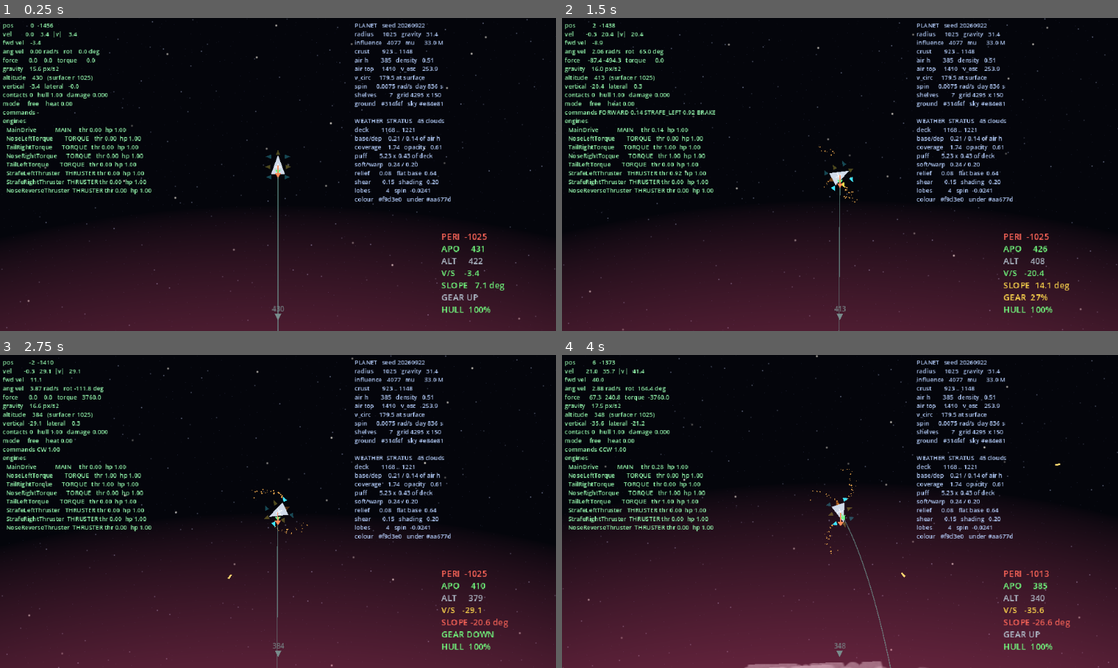
Above: before the commit, frames 1-4 (two rows, left to right).
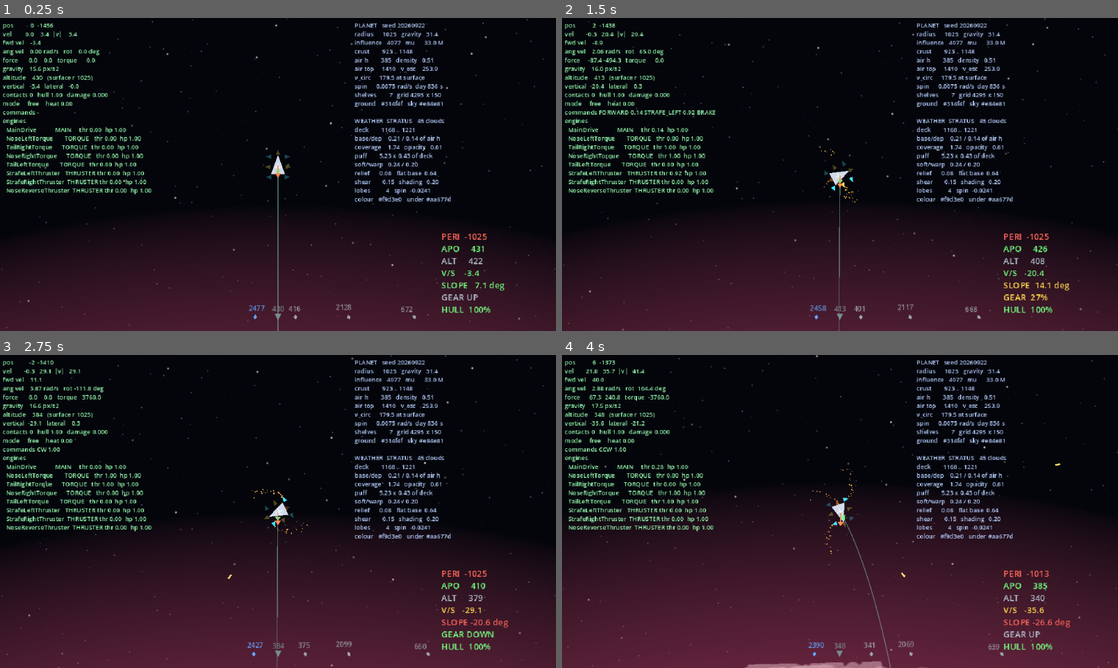
Above: after the commit, the same moments.

Repository: wroniasty/stardust
Game: Godot game, scene res://scenes/world.tscn
The game is run twice, just before and just after one commit, with the same random seed, the same clock (stepped at 60 frames per second) and the same inputs.
Inputs:
- Up to frame 1 (0.25 s): no input
- Up to frame 2 (1.5 s): tap Enter at 0.5 s; hold D (rotate_right) 0.53-1.28 s; hold Space (ship_fire) 0.53-1.28 s; hold Z (brake) from 1.28 s (still down); tap G (toggle_gear) at 1.35 s
- Up to frame 3 (2.75 s): release Z (brake) at 2.03 s; hold D (rotate_right) from 2.03 s (still down); hold Space (ship_fire) from 2.03 s (still down)
- Up to frame 4 (4 s): release D (rotate_right) at 2.78 s; release Space (ship_fire) at 2.78 s; hold W (thrust_forward) 2.78-3.53 s; tap G (toggle_gear) at 2.85 s; hold A (rotate_left) from 3.53 s (still down); hold Space (ship_fire) from 3.53 s (still down)

The runs differ from the first frame. In frame 1, 0.1% of the frame differs, in the area x 44-75%, y 91-97%; in frame 2, 0.1%; in frame 3, 0.1%; in frame 4, 0.1%, in the area x 44-80%, y 91-97%.

Commit message:
M2: put the nearby loot on the scanner too
A diamond rather than a triangle, so a crate never reads as a small planet,
coloured by rarity from the same table that paints the box itself. Loot gets
its own much shorter range -- 4000 px against 20000 -- because a crate on the
far side of the system is not a decision, it is noise, and the list is sorted
nearest-first and capped so a picked-over planet cannot turn the edge of the
screen into a picket fence.

Crates are found through a new `loot` group rather than by walking the
planet's children, the same shape as Planet.GRAVITY_GROUP and for the same
reason: the day crates stop hanging off planets, one line changes.

Bodies and loot are collected by separate calls. They share nothing but the
ring they sit on -- a gravity well and a rarity have nothing to say to each
other -- and they behave differently on it: a planet stops being marked once
you can see it, a crate does not. A crate is twelve pixels of box against a
whole planet of terrain, and an indicator that vanishes the moment you turn
towards the thing it was pointing at fails exactly when it is being used.

Two defects found by looking at the render, both worth recording:

The on-screen bracket was nine pixels across, in the rarity colour, drawn over
a twelve-pixel crate of that same colour with a twenty-two-pixel glow around
it. It rendered perfectly and was invisible -- hidden inside the thing it was
marking. The live contact data was correct the whole time, which is why only
the screenshot found it. It is now thirty pixels across and clears the glow.

Two markers in nearly the same direction printed their numbers on top of each
other: a planet and a crate on its far side, both at the top of the ring,
reading as "12249". That is one wrong number rather than two right ones. The
first label placed now claims its box and a colliding one is dropped; bodies
draw before loot and loot nearest-first, so what survives is the reading most
worth having. The markers themselves always stay -- only the number goes.

Seven more assertions, 214 in total, and the screenshot shows all four states:
the bracket around the crate underfoot, two crates and the planet on the ring,
and the suppressed label.

Co-Authored-By: Claude Opus 5 <noreply@anthropic.com>

Diff:
--- a/scripts/loot_crate.gd
+++ b/scripts/loot_crate.gd
@@ -14,6 +14,12 @@
 ## Emitted when a ship touches the crate. The crate does not decide whether
 ## the ship can take it -- the hold might be full -- so it waits to be told.
 signal touched(crate: LootCrate, body: Node)
+
+## Every crate joins this, so anything that wants to find loot -- the scanner
+## now, salvage and cargo later -- asks the group rather than walking the
+## planet's children. The same shape as Planet.GRAVITY_GROUP, and for the same
+## reason: the day crates stop hanging off planets, one line changes.
+const LOOT_GROUP: StringName = &"loot"
 
 ## What is inside, and how good it is. Rarity travels alongside the item
 ## because neither WeaponData nor EngineData carries it: rarity is a fact
@@ -36,6 +42,7 @@
 
 
 func _ready() -> void:
+	add_to_group(LOOT_GROUP)
 	body_entered.connect(_on_body_entered)
 	_paint()
 
--- a/scripts/scanner_hud.gd
+++ b/scripts/scanner_hud.gd
@@ -1,21 +1,37 @@
 class_name ScannerHud
 extends CanvasLayer
-## Edge-of-screen markers for the celestial bodies around the ship.
+## Edge-of-screen markers for what is around the ship: celestial bodies, and
+## the loot lying on them.
 ##
 ## The first piece of instrumentation that is about the world rather than
 ## about the ship: at 640x360 a planet is either filling the view or nowhere
 ## to be seen, and "nowhere to be seen" covers both "just behind me" and "half
 ## a system away". The scanner turns that into a direction and a number.
 ##
-## Reads the `gravity_sources` group rather than a list of its own, which is
-## the same definition of "celestial body" the physics uses. Moons and stars
-## join that group in M3 and appear here without this file changing.
-
-## How far the scanner reaches, measured to the surface. Generous for now: one
-## that only saw as far as the gravity well would be useless for navigating
-## between bodies. In M5 this becomes a property of a scanner module, and a
-## better scanner sees further (IDEAS.md section 4).
+## Two kinds of thing, two marks. A triangle is a body, sized by how big it is
+## and lit by whether the ship is in its well; a diamond is a crate, coloured
+## by rarity. They are collected separately because they share nothing but the
+## ring they sit on, and they behave differently on it: a planet stops being
+## marked once you can see it, a crate does not.
+##
+## Both read a group -- `gravity_sources` and `loot` -- rather than a list of
+## the scanner's own. Those are the same definitions the rest of the game uses,
+## so the moons and stars of M3 appear here without this file changing.
+
+## How far the scanner reaches for celestial bodies, measured to the surface.
+## Generous for now: one that only saw as far as the gravity well would be
+## useless for navigating between bodies. In M5 this becomes a property of a
+## scanner module, and a better scanner sees further (IDEAS.md section 4).
 @export var scan_range: float = 20000.0
+
+## How far it reaches for loot. Much shorter, and deliberately so: a crate on
+## the far side of the system is not a decision, it is noise. This is the
+## range at which "there is something over there" is worth a detour.
+@export var loot_range: float = 4000.0
+
+## Most crates shown at once, nearest first, so a well picked-over planet does
+## not turn the edge of the screen into a picket fence.
+@export var max_loot: int = 6
 
 ## How far in from the edge of the screen the ring of markers sits. Enough to
 ## clear the marker and its label.
@@ -34,6 +50,17 @@
 const REFERENCE_RADIUS: float = 1000.0
 
 const FONT_SIZE: int = 8
+
+## Half-size of a loot marker on the ring. Fixed: one crate is much like
+## another in size, so the only thing worth encoding in a diamond is its
+## rarity colour.
+const LOOT_SIZE: float = 3.0
+
+## Half-size of the bracket drawn around a crate that is on screen. It has to
+## clear the crate's own glow, which is 22 px across and already painted in
+## the rarity colour: the first version was smaller than the box it marked and
+## the same colour as it, so it drew perfectly and was invisible.
+const LOOT_BRACKET: float = 15.0
 
 ## Markers dim outside the body's influence radius, so "I am in this well" is
 ## readable without spending a second colour channel on it.
@@ -42,6 +69,12 @@
 
 var _ship: Ship = null
 var _canvas: Control = null
+
+## Label boxes already placed this frame. Two markers in nearly the same
+## direction print their numbers on top of each other otherwise, which reads
+## as one wrong number rather than as two right ones -- seen with a planet and
+## a crate on its far side both sitting at the top of the ring.
+var _labels: Array[Rect2] = []
 
 
 func _ready() -> void:
@@ -132,10 +165,85 @@
 	return offset * minf(scale_x, scale_y)
 
 
+## Nearby loot, nearest first. A separate call from contacts() because the two
+## are different kinds of thing and carry different facts -- a well and a
+## rarity have nothing to say to each other -- and because loot is worth
+## marking even when it is on screen, which a planet is not.
+func loot_contacts(to_screen: Transform2D, view: Vector2) -> Array[Dictionary]:
+	var found: Array[Dictionary] = []
+	if _ship == null or not is_instance_valid(_ship):
+		return found
+
+	var centre: Vector2 = view * 0.5
+	var extent: Vector2 = centre - Vector2(ring_margin, ring_margin)
+	if extent.x <= 0.0 or extent.y <= 0.0:
+		return found
+
+	for node: Node in get_tree().get_nodes_in_group(LootCrate.LOOT_GROUP):
+		var crate: LootCrate = node as LootCrate
+		if crate == null or crate.item == null:
+			continue
+		var distance: float = _ship.global_position.distance_to(crate.global_position)
+		if distance > loot_range:
+			continue
+
+		var screen_point: Vector2 = to_screen * crate.global_position
+		var offset: Vector2 = screen_point - centre
+		# Unlike a planet, a crate on screen still earns a marker. It is eight
+		# pixels of box against a whole planet of terrain, and an indicator
+		# that vanishes the moment you turn towards the thing it was pointing
+		# at is an indicator that fails exactly when it is being used.
+		var off_screen: bool = absf(offset.x) >= extent.x or absf(offset.y) >= extent.y
+		found.append({
+			"crate": crate,
+			"at": centre + _on_ring(offset, extent) if off_screen else screen_point,
+			"direction": offset.normalized() if off_screen else Vector2.ZERO,
+			"distance": distance,
+			"rarity": crate.rarity,
+			"on_ring": off_screen,
+		})
+
+	found.sort_custom(func(a: Dictionary, b: Dictionary) -> bool:
+		return float(a["distance"]) < float(b["distance"])
+	)
+	return found.slice(0, max_loot)
+
+
 func _draw_markers() -> void:
 	var font: Font = _canvas.get_theme_default_font()
-	for contact: Dictionary in contacts(get_viewport().get_canvas_transform(), _canvas.size):
+	var to_screen: Transform2D = get_viewport().get_canvas_transform()
+	_labels.clear()
+	for contact: Dictionary in contacts(to_screen, _canvas.size):
 		_draw_marker(font, contact)
+	# Over the bodies: loot is the smaller, more urgent mark of the two.
+	for contact: Dictionary in loot_contacts(to_screen, _canvas.size):
+		_draw_loot(font, contact)
+
+
+## Loot is a diamond, so it never reads as a small planet. Solid and pointing
+## outwards on the ring, hollow and sitting on the thing itself when the crate
+## is on screen -- the same mark in two states rather than two marks.
+func _draw_loot(font: Font, contact: Dictionary) -> void:
+	var at: Vector2 = contact["at"]
+	var colour: Color = LootCrate.RARITY_COLORS[
+		clampi(int(contact["rarity"]), 0, LootCrate.RARITY_COLORS.size() - 1)
+	]
+
+	if not bool(contact["on_ring"]):
+		var points: PackedVector2Array = _diamond(at, Vector2.UP, LOOT_BRACKET)
+		points.append(points[0])
+		_canvas.draw_polyline(points, Color(colour, 0.7), 1.0)
+		return
+
+	var direction: Vector2 = contact["direction"]
+	_canvas.draw_colored_polygon(_diamond(at, direction, LOOT_SIZE), colour)
+	if font != null:
+		_draw_label(font, at, direction, LOOT_SIZE, distance_text(contact["distance"]), colour)
+
+
+func _diamond(at: Vector2, axis: Vector2, size: float) -> PackedVector2Array:
+	var side: Vector2 = axis.orthogonal() * size * 0.7
+	return PackedVector2Array([at + axis * size, at + side, at - axis * size, at - side])
 
 
 func _draw_marker(font: Font, contact: Dictionary) -> void:
@@ -157,20 +265,33 @@
 		colour,
 	)
 
-	if font == null:
-		return
-	var text: String = distance_text(contact["distance"])
+	if font != null:
+		_draw_label(font, at, direction, size, distance_text(contact["distance"]), colour)
+
+
+## The distance, inward of the marker so it never runs off the edge it sits
+## on, and clear of it by the half-extent the text presents in that direction:
+## a marker on a side edge needs the text pushed by half its width, one on the
+## bottom edge by half its height.
+func _draw_label(
+	font: Font, at: Vector2, direction: Vector2, size: float, text: String, colour: Color
+) -> void:
 	var half: Vector2 = Vector2(
 		font.get_string_size(text, HORIZONTAL_ALIGNMENT_LEFT, -1, FONT_SIZE).x, float(FONT_SIZE),
 	) * 0.5
-
-	# Inward of the marker, so the label never runs off the edge it sits on,
-	# and clear of it by the half-extent the text presents in that direction:
-	# a marker on a side edge needs the text pushed by half its width, one on
-	# the bottom edge by half its height.
 	var clearance: float = absf(direction.x) * half.x + absf(direction.y) * half.y
 	var anchor: Vector2 = at - direction * (size + 2.0 + clearance)
-	colour.a *= 0.85
+
+	# First label placed wins the space. Bodies are drawn before loot and
+	# loot nearest-first, so what survives a collision is the reading most
+	# worth having: a body's range over a crate's, and the near crate's over
+	# the far one's.
+	var box: Rect2 = Rect2(anchor - half, half * 2.0)
+	for taken: Rect2 in _labels:
+		if taken.intersects(box):
+			return
+	_labels.append(box)
+
 	_canvas.draw_string(
 		font,
 		anchor - Vector2(half.x, -half.y * 0.8),
@@ -178,7 +299,7 @@
 		HORIZONTAL_ALIGNMENT_LEFT,
 		-1,
 		FONT_SIZE,
-		colour,
+		Color(colour, colour.a * 0.85),
 	)
 
 
--- a/tools/smoke_test.gd
+++ b/tools/smoke_test.gd
@@ -11,6 +11,7 @@
 
 const SHIP_SCENE: String = "res://scenes/ship.tscn"
 const PLANET_SCENE: String = "res://scenes/planet.tscn"
+const CRATE_SCENE: String = "res://scenes/loot_crate.tscn"
 
 ## A seed known to produce a planet with air. Picked once, kept fixed so the
 ## numbers below stay meaningful.
@@ -1398,6 +1399,47 @@
 	if far.size() == 1:
 		_expect(not bool(far[0]["inside"]), "but it is marked as outside the well")
 
+	# Loot rides the same ring but answers to its own range, and is worth a
+	# mark even on screen -- eight pixels of box against a whole planet.
+	var crate: LootCrate = (load(CRATE_SCENE) as PackedScene).instantiate() as LootCrate
+	crate.hold(WeaponData.new(), 3)
+	root.add_child(crate)
+
+	ship.global_position = Vector2(50000.0, 50000.0)
+	crate.global_position = ship.global_position + Vector2(0.0, scanner.loot_range + 10.0)
+	to_screen = Transform2D(0.0, centre - ship.global_position)
+	_expect(
+		scanner.loot_contacts(to_screen, view).is_empty(),
+		"a crate past the loot range is not reported, though a planet at that range would be",
+	)
+
+	crate.global_position = ship.global_position + Vector2(0.0, 1200.0)
+	var near: Array[Dictionary] = scanner.loot_contacts(
+		Transform2D(0.0, centre - ship.global_position), view,
+	)
+	_expect(near.size() == 1, "a crate inside the loot range is reported")
+	if near.size() == 1:
+		_expect(bool(near[0]["on_ring"]), "off screen it goes on the ring")
+		_expect(int(near[0]["rarity"]) == 3, "and carries its rarity, which is its colour")
+
+	crate.global_position = ship.global_position + Vector2(20.0, 30.0)
+	var seen: Array[Dictionary] = scanner.loot_contacts(
+		Transform2D(0.0, centre - ship.global_position), view,
+	)
+	_expect(seen.size() == 1, "a crate on screen is still reported")
+	if seen.size() == 1:
+		_expect(
+			not bool(seen[0]["on_ring"])
+			and (seen[0]["at"] as Vector2).is_equal_approx(centre + Vector2(20.0, 30.0)),
+			"and is marked where it actually is, not shoved out to the edge",
+		)
+
+	_expect(
+		scanner.contacts(Transform2D(0.0, centre - ship.global_position), view).is_empty(),
+		"a crate is not mistaken for a celestial body",
+	)
+	crate.queue_free()
+
 	_expect(scanner.distance_text(12345.0) == "12.3k", "long distances are shortened")
 	_expect(scanner.distance_text(-5.0) == "0", "and being underground does not read as negative")
 
Not shown, changed: IDEAS.md
Not shown, changed: PLAN.md
